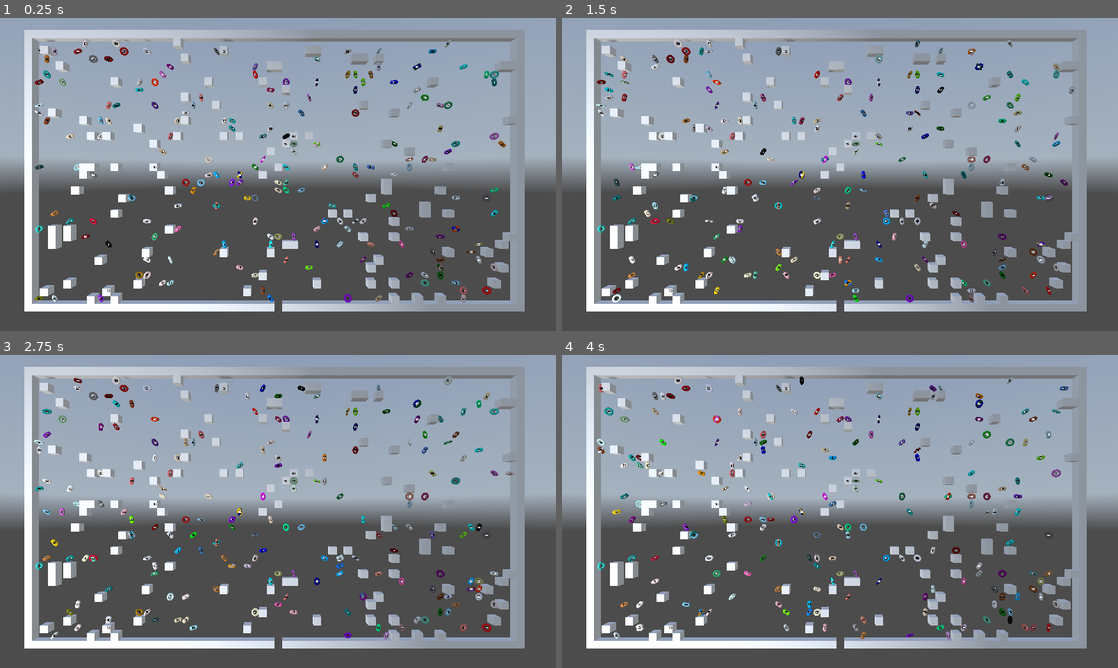
Above: before the commit, frames 1-4 (two rows, left to right).
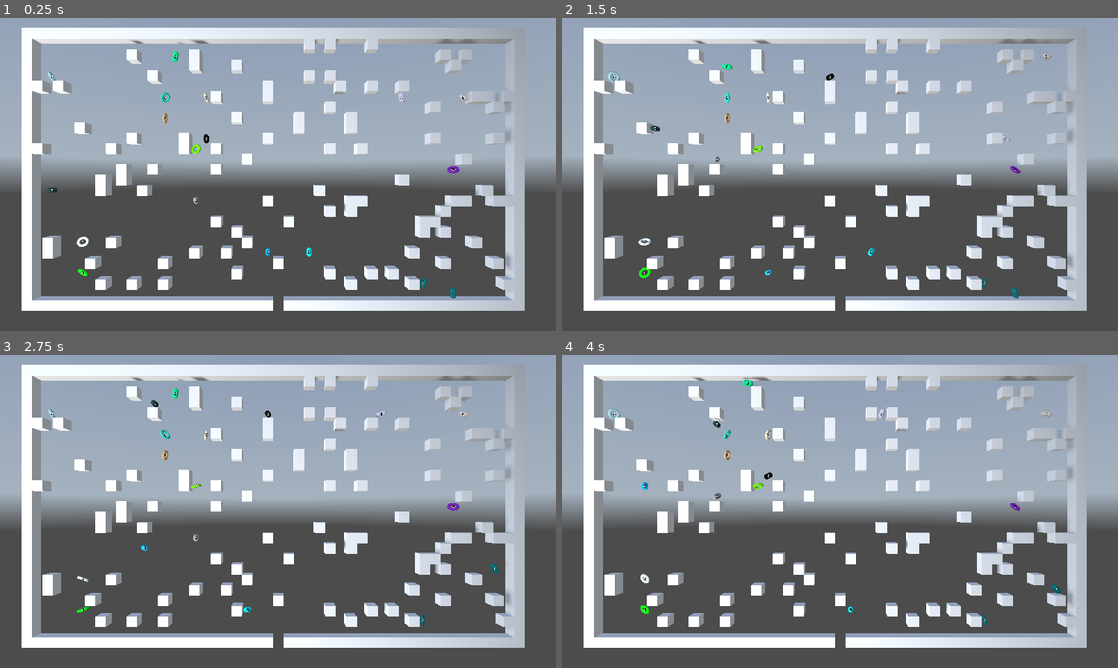
Above: after the commit, the same moments.

Repository: kasworld/gd4snakebyte3d
Game: Godot game, scene res://main.tscn
Two runs of this game, one before a commit and one after it. Both use one fixed random seed, a clock stepped at 60 frames per second and the inputs below. A sky picture missing from this copy of the repository is replaced by a grey-blue gradient.
Inputs (mouse positions are in pixels of both pictures, inside the frame that each line leads up to):
- Up to frame 1 (0.25 s): no input
- Up to frame 2 (1.5 s): tap Enter at 0.5 s; move the mouse to (962, 158) at 0.52 s; click (962, 158) at 0.67 s; move the mouse to (728, 190) at 1.27 s; click (728, 190) at 1.42 s
- Up to frame 3 (2.75 s): move the mouse to (333, 442) at 2.02 s; click (333, 442) at 2.17 s
- Up to frame 4 (4 s): move the mouse to (812, 574) at 2.77 s; click (812, 574) at 2.92 s; move the mouse to (1006, 558) at 3.52 s; click (1006, 558) at 3.67 s

The runs differ from the first frame. In frame 1, 26% of the frame differs, in the area x 3-95%, y 3-94%; in frame 2, 26%; in frame 3, 26%; in frame 4, 26%.

Commit message:
place apple to field

Diff:
--- a/global/settings.gd
+++ b/global/settings.gd
@@ -1,7 +1,7 @@
 extends Node
 
-const FieldWidth :int = 64
-const FieldHeight :int = 36
+const FieldWidth :int = 48
+const FieldHeight :int = 27
 const FieldSize := Vector2i(FieldWidth,FieldHeight)
 
 func vector2i_to_vector3(from :Vector2i) -> Vector3:
--- a/plum.gd
+++ b/plum.gd
@@ -17,7 +17,7 @@
 	pos2d = p2d
 	move_dir = d
 	$"모양".mesh.material.albedo_color = NamedColorList.color_list.pick_random()[0]
-	$"모양".rotation.z = randf_range(-PI,PI)
+	$"모양".rotation.x = randf_range(-PI,PI)
 	rotate_v = randf_range(-5,5)
 	return self
 
--- a/stage.gd
+++ b/stage.gd
@@ -14,13 +14,21 @@
 	field.set_at( Vector2i(Settings.FieldWidth/2, Settings.FieldHeight-1), Things.Start)
 	#field.set_at( Vector2i(Settings.FieldWidth/2, 0), Things.Goal)
 	$Walls.field2wall(field)
-	for i in 100:
-		var pl = plum_scene.instantiate().init(field, rand2dpos() , Dir8Lib.DiagonalList.pick_random(), i)
+	for i in 10:
+		var pos := rand2dpos()
+		if field.get_at(pos) != null:
+			continue
+		#field.set_at(pos, Things.Plum)
+		var pl = plum_scene.instantiate().init(field, pos  , Dir8Lib.DiagonalList.pick_random(), i)
 		add_child(pl)
 		plum_list.append(pl)
 
-	for i in 100:
-		var ap = apple_scene.instantiate().init(field, rand2dpos() , i)
+	for i in 10:
+		var pos := rand2dpos()
+		if field.get_at(pos) != null:
+			continue
+		field.set_at(pos, Things.Apple)
+		var ap = apple_scene.instantiate().init(field, pos , i)
 		add_child(ap)
 		apple_list.append(ap)
 		ap.position = ap.get_pos3d()
--- a/stage.tscn
+++ b/stage.tscn
@@ -9,7 +9,7 @@
 [node name="Walls" parent="." instance=ExtResource("2_aees8")]
 
 [node name="Timer" type="Timer" parent="."]
-wait_time = 0.1
+wait_time = 0.2
 autostart = true
 
 [connection signal="timeout" from="Timer" to="." method="_on_timer_timeout"]
